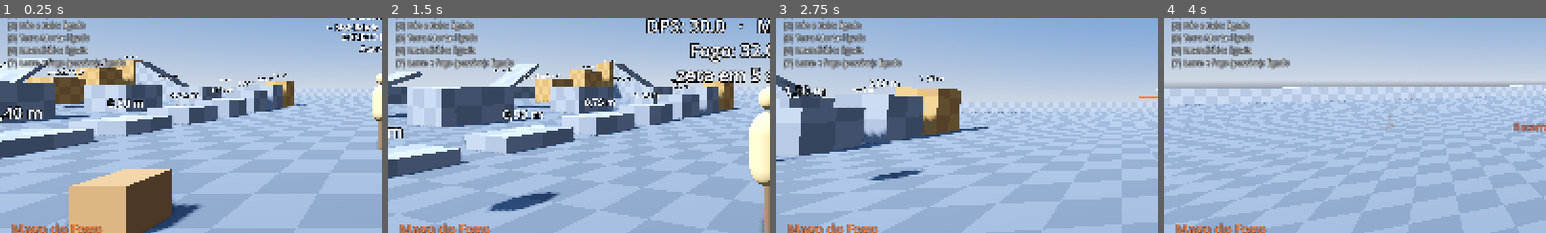
Above: before the commit, frames 1-4 (left to right).
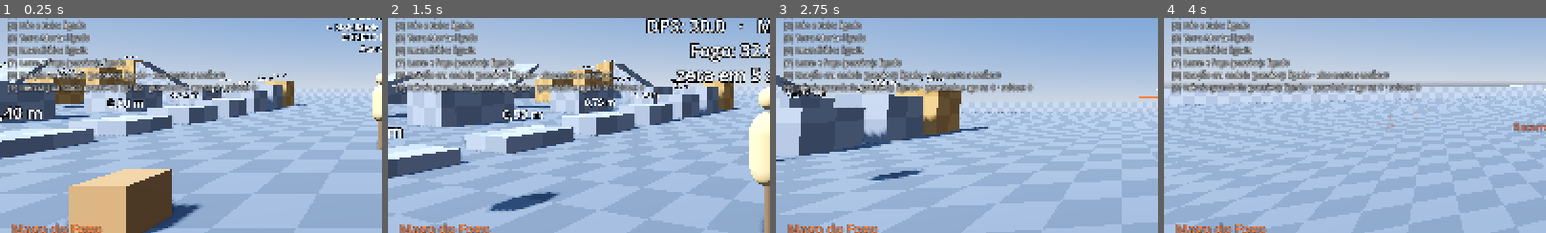
Above: after the commit, the same moments.

Repository: liamzeras/ygg
Game: Godot game, scene res://tests/lab_test.tscn
Two runs of this game, one before a commit and one after it. Both use one fixed random seed, a clock stepped at 60 frames per second and the inputs below. This scene is started directly instead of the project's main scene.
Inputs (mouse positions are % of the whole screen's width and height, from its top left):
- Up to frame 1 (0.25 s): no input
- Up to frame 2 (1.5 s): tap Enter at 0.5 s; move the mouse to (55, 50) at 0.52 s; hold E (grab) 0.53-1.28 s; hold W (move_forward) from 0.53 s (still down); click (55, 50) at 0.67 s; tap Space (jump) at 0.77 s; move the mouse to (45, 50) at 1.27 s; tap Q (mobility) at 1.35 s
- Up to frame 3 (2.75 s): keep holding W (move_forward); tap Space (jump) at 1.52 s; move the mouse to (52, 48) at 2.02 s; press the mouse at (52, 48) at 2.03 s
- Up to frame 4 (4 s): keep holding W (move_forward); move the mouse to (49, 52) at 2.77 s; release the mouse at (49, 52) at 2.78 s; right-click (49, 52) at 2.85 s; click (49, 52) at 2.92 s; tap Space (jump) at 3.02, 3.77 s; move the mouse to (57, 51) at 3.52 s; hold F6 (spawn_bot) from 3.53 s (still down)
The pictures show only the part of the screen within x 0-50%, y 33-83%; the shares and areas given below are measured in that part.

The runs differ from the first frame. In frame 1, 3.4% of the frame differs, in the area x 2-68%, y 24-36%; in frame 2, 3.5%; in frame 3, 3.8%; in frame 4, 3.9%.

Commit message:
Sábio: módulos Reação em cadeia e Inércia guardada no laboratório
Protótipos das maestrias escolhidas pelo Liam, com 7 verificações novas no teste do laboratório
(41 no total, 0 falhas).
Ref.: design/sabio/inspiracao/maestrias.md, design/sabio/laboratorio.md

Co-Authored-By: Claude Opus 5.5 <noreply@anthropic.com>

Diff:
--- /dev/null
+++ b/assets/data/lab/8_reacao_em_cadeia.tres
@@ -0,0 +1,9 @@
+[gd_resource type="Resource" script_class="LabChainReactionModule" format=3]
+
+[ext_resource type="Script" path="res://src/gameplay/lab/modules/chain_reaction_module.gd" id="1"]
+
+[resource]
+script = ExtResource("1")
+display_name = "Reação em cadeia"
+link_delay = 0.1
+reach_factor = 1.0
--- /dev/null
+++ b/assets/data/lab/9_inercia_guardada.tres
@@ -0,0 +1,10 @@
+[gd_resource type="Resource" script_class="LabStoredInertiaModule" format=3]
+
+[ext_resource type="Script" path="res://src/gameplay/lab/modules/stored_inertia_module.gd" id="1"]
+
+[resource]
+script = ExtResource("1")
+display_name = "Inércia guardada"
+mana_per_second = 4.0
+blink_time = 1.0
+blink_rate = 10.0
--- /dev/null
+++ b/src/gameplay/lab/modules/chain_reaction_module.gd
@@ -0,0 +1,88 @@
+class_name LabChainReactionModule
+extends LabModule
+## Passivo: maestria "Reação em cadeia" (design/sabio/inspiracao/maestrias.md). Quando uma
+## Bola de Fogo explode, as outras Bolas de Fogo ainda no ar e a pólvora dentro do raio
+## estouram em seguida, cada elo depois de `link_delay`. Pólvora que entrou na cadeia
+## continua a cadeia. A cadeia não escolhe lado: quem estiver no raio também é atingido.
+
+const WARNING_COLOR := Color(1, 0.95, 0.7)
+
+## Segundos entre um elo e o próximo (o anel de aviso aparece nesse intervalo).
+@export var link_delay := 0.1
+## Multiplica o raio de cada explosão na busca pelo próximo elo.
+@export var reach_factor := 1.0
+
+## Bolas de Fogo já observadas, com o último ponto conhecido.
+var _projectiles := {}
+## Pólvora que entrou na cadeia e propaga quando explodir.
+var _chained_props := {}
+var _links := 0
+
+
+func status_text() -> String:
+	return "elos nesta sessão: %d" % _links
+
+
+func tick(_delta: float) -> void:
+	for node in controller.get_tree().current_scene.find_children("*", "FireballProjectile", true, false):
+		var projectile := node as FireballProjectile
+		if not _projectiles.has(projectile):
+			_projectiles[projectile] = projectile.global_position
+			projectile.tree_exiting.connect(_on_projectile_exiting.bind(projectile))
+		else:
+			_projectiles[projectile] = projectile.global_position
+
+
+func on_disabled() -> void:
+	super.on_disabled()
+	_projectiles.clear()
+	_chained_props.clear()
+
+
+func _on_projectile_exiting(projectile: FireballProjectile) -> void:
+	var origin: Vector3 = _projectiles.get(projectile, projectile.global_position)
+	_projectiles.erase(projectile)
+	if enabled:
+		_propagate(origin, projectile.blast_radius, projectile)
+
+
+func _on_prop_exploded(prop: PhysicsProp) -> void:
+	if not _chained_props.has(prop):
+		return
+	_chained_props.erase(prop)
+	if enabled:
+		_propagate(prop.global_position, prop.material_data.explosion_radius, prop)
+
+
+func _propagate(origin: Vector3, radius: float, source: Node) -> void:
+	var reach := radius * reach_factor
+	for node: FireballProjectile in _projectiles.keys():
+		if node == source or not is_instance_valid(node) or node.is_queued_for_deletion():
+			continue
+		if node.global_position.distance_to(origin) <= reach:
+			_schedule(node)
+	for node in controller.get_tree().get_nodes_in_group(&"physics_props"):
+		var prop := node as PhysicsProp
+		if prop == null or prop == source or not prop.material_data.explosive or _chained_props.has(prop):
+			continue
+		if DamageRules.distance_to(prop, origin) <= reach:
+			_chained_props[prop] = true
+			if not prop.exploded.is_connected(_on_prop_exploded):
+				prop.exploded.connect(_on_prop_exploded.bind(prop))
+			_schedule(prop)
+
+
+## Mostra o anel de aviso e estoura o elo depois de `link_delay`.
+func _schedule(target: Node3D) -> void:
+	_links += 1
+	Fx.burst(controller.get_tree().current_scene, target.global_position, WARNING_COLOR, 0.3)
+	controller.get_tree().create_timer(link_delay, false, true).timeout.connect(_detonate.bind(target))
+
+
+func _detonate(target: Node3D) -> void:
+	if not enabled or not is_instance_valid(target) or target.is_queued_for_deletion():
+		return
+	if target is FireballProjectile:
+		target.call("_detonate")
+	elif target is PhysicsProp:
+		(target as PhysicsProp).explode()
--- /dev/null
+++ b/src/gameplay/lab/modules/stored_inertia_module.gd
@@ -0,0 +1,124 @@
+class_name LabStoredInertiaModule
+extends LabModule
+## Passivo: maestria "Inércia guardada" (design/sabio/inspiracao/maestrias.md), só a parte do
+## Campo Lento. O Campo continua freando, mas guarda a velocidade com que cada corpo entrou e a
+## devolve inteira quando o corpo sai ou o Campo acaba. Devolve, não soma. Guarda também o que
+## é do inimigo. Enquanto guarda algo, drena Mana do jogador; sem Mana, solta tudo na hora.
+
+const GLOW_COLOR := Color(0.55, 0.95, 1.0)
+
+## Mana por segundo enquanto houver pelo menos um corpo guardado.
+@export var mana_per_second := 4.0
+## Segundos finais em que o Campo pisca, avisando que vai soltar.
+@export var blink_time := 1.0
+## Piscadas por segundo no aviso.
+@export var blink_rate := 10.0
+
+## Campo → {corpo: velocidade guardada}.
+var _stored := {}
+## Corpo → luz que marca a inércia guardada.
+var _glows := {}
+var _released := 0
+
+
+func status_text() -> String:
+	var count := 0
+	for bodies: Dictionary in _stored.values():
+		count += bodies.size()
+	return "guardados agora: %d · soltos: %d" % [count, _released]
+
+
+func tick(delta: float) -> void:
+	for node in controller.get_tree().current_scene.find_children("*", "SlowField", true, false):
+		var field := node as SlowField
+		if not _stored.has(field):
+			_watch(field)
+	var storing := false
+	for field: SlowField in _stored.keys():
+		if not is_instance_valid(field):
+			continue
+		_blink(field)
+		if not (_stored[field] as Dictionary).is_empty():
+			storing = true
+	if storing:
+		_drain(delta)
+
+
+func on_disabled() -> void:
+	for field: SlowField in _stored.keys():
+		_release_all(field)
+	_stored.clear()
+	super.on_disabled()
+
+
+func _watch(field: SlowField) -> void:
+	_stored[field] = {}
+	field.body_entered.connect(_on_body_entered.bind(field))
+	field.body_exited.connect(_on_body_exited.bind(field))
+	field.tree_exiting.connect(_on_field_exiting.bind(field))
+
+
+## Os sinais de área chegam antes do freio do Campo no mesmo quadro: a velocidade ainda é a de entrada.
+func _on_body_entered(body: Node3D, field: SlowField) -> void:
+	var rigid := body as RigidBody3D
+	if not enabled or rigid == null or rigid.freeze:
+		return
+	var bodies: Dictionary = _stored[field]
+	if bodies.has(rigid):
+		return
+	bodies[rigid] = rigid.linear_velocity
+	var glow := OmniLight3D.new()
+	glow.light_color = GLOW_COLOR
+	glow.light_energy = 1.2
+	glow.omni_range = 1.0
+	rigid.add_child(glow)
+	_glows[rigid] = glow
+
+
+func _on_body_exited(body: Node3D, field: SlowField) -> void:
+	if _stored.has(field):
+		_release(body as RigidBody3D, field)
+
+
+func _on_field_exiting(field: SlowField) -> void:
+	_release_all(field)
+	_stored.erase(field)
+
+
+func _release_all(field: SlowField) -> void:
+	if not _stored.has(field):
+		return
+	for body: RigidBody3D in (_stored[field] as Dictionary).keys():
+		_release(body, field)
+
+
+func _release(body: RigidBody3D, field: SlowField) -> void:
+	var bodies: Dictionary = _stored[field]
+	if body == null or not bodies.has(body):
+		return
+	var velocity: Vector3 = bodies[body]
+	bodies.erase(body)
+	var glow: Node = _glows.get(body)
+	_glows.erase(body)
+	if is_instance_valid(glow):
+		glow.queue_free()
+	if is_instance_valid(body) and not body.is_queued_for_deletion():
+		body.linear_velocity = velocity
+		_released += 1
+
+
+func _drain(delta: float) -> void:
+	var player: Player = controller.arena.get("player")
+	if player == null:
+		return
+	if player.get_pool(Player.Pool.MANA) <= 0.0:
+		for field: SlowField in _stored.keys():
+			_release_all(field)
+		player.action_failed.emit("Sem Mana: a inércia guardada foi solta")
+		return
+	player.spend(Player.Pool.MANA, mana_per_second * delta)
+
+
+func _blink(field: SlowField) -> void:
+	var left := field.get_time_left()
+	field.visible = left > blink_time or int(left * blink_rate) % 2 == 0
--- a/tests/lab_test.gd
+++ b/tests/lab_test.gd
@@ -33,6 +33,8 @@
 	await _test_dead_ground()
 	await _test_mud_fire()
 	await _test_arsonist()
+	await _test_chain_reaction()
+	await _test_stored_inertia()
 	await _test_toggle()
 
 	print("\n=== LAB TEST: %d verificações, %d falhas ===" % [_checks, _failures.size()])
@@ -244,6 +246,91 @@
 	await _clear_bench(module)
 
 
+func _test_chain_reaction() -> void:
+	var module := _lab.find_module("Reação em cadeia") as LabChainReactionModule
+	if module == null:
+		return
+	var sky := BENCH + Vector3(0, 8, 0)
+	var balls := _fireballs([sky, sky + Vector3(1.0, 0, 0), sky + Vector3(2.0, 0, 0)])
+	await _frames(3)
+	balls[0].call("_detonate")
+	await _seconds(0.5)
+	_check(balls.all(func(b: Variant) -> bool: return not is_instance_valid(b)), "cadeia: as 3 Bolas de Fogo no ar estouram em sequência")
+
+	var barrel := _prop(EXPLOSIVE, BENCH + Vector3(0, 0.46, 0))
+	var exploded := [false]
+	barrel.exploded.connect(func() -> void: exploded[0] = true)
+	var low := _fireballs([BENCH + Vector3(0.9, 1.0, 0)])
+	await _frames(3)
+	low[0].call("_detonate")
+	await _seconds(0.4)
+	_check(exploded[0], "cadeia: a pólvora no raio estoura na hora, sem esperar o pavio de 1,5 s")
+
+	_lab.set_module_enabled(module, false)
+	var off := _fireballs([sky, sky + Vector3(1.0, 0, 0)])
+	await _frames(3)
+	off[0].call("_detonate")
+	await _seconds(0.3)
+	_check(is_instance_valid(off[1]), "cadeia desligada: a outra Bola de Fogo não estoura junto")
+	_lab.set_module_enabled(module, true)
+	for ball in off:
+		if is_instance_valid(ball):
+			ball.queue_free()
+	await _clear_bench(module)
+
+
+func _test_stored_inertia() -> void:
+	var module := _lab.find_module("Inércia guardada") as LabStoredInertiaModule
+	if module == null:
+		return
+	var player: Player = _arena.get("player")
+	var results := []
+	for on: bool in [true, false]:
+		_lab.set_module_enabled(module, on)
+		var field := SlowField.new()
+		field.radius = 3.0
+		field.duration = 1.5
+		field.max_speed = 1.5
+		_arena.add_child(field)
+		field.global_position = BENCH + Vector3(0, 5, 0)
+		await _frames(3)
+		var mana_before := player.get_pool(Player.Pool.MANA)
+		var box := _prop(WOOD, BENCH + Vector3(-5, 5, 0))
+		await _frames(1)
+		box.linear_velocity = Vector3(8, 0, 0)
+		await _seconds(0.6)
+		var inside := box.linear_velocity.length()
+		await _seconds(1.2)
+		var after := Vector2(box.linear_velocity.x, box.linear_velocity.z).length()
+		results.append([inside, after, player.get_pool(Player.Pool.MANA) < mana_before])
+		box.queue_free()
+		await _frames(3)
+	_lab.set_module_enabled(module, true)
+	_check(results[0][0] <= 1.6, "inércia: o Campo continua freando (%.1f m/s dentro)" % results[0][0])
+	_check(results[0][1] >= 7.0, "inércia: ao acabar o Campo, devolve a velocidade de entrada (%.1f de 8 m/s)" % results[0][1])
+	_check(results[0][2], "inércia: guardar gasta Mana")
+	_check(results[1][1] < 3.0, "inércia desligada: sai do Campo devagar (%.1f m/s)" % results[1][1])
+
+
+## Bolas de Fogo paradas no ar, com os valores de carga cheia da classe Fogo.
+func _fireballs(points: Array) -> Array[FireballProjectile]:
+	var player: Player = _arena.get("player")
+	var ability := player.get_ability(Player.SLOT_PRIMARY) as FireballAbility
+	var balls: Array[FireballProjectile] = []
+	for point: Vector3 in points:
+		var ball := FireballProjectile.new()
+		ball.ability = ability
+		ball.mass = ability.max_mass
+		ball.heat = ability.base_heat
+		ball.blast_radius = ability.blast_radius
+		_arena.add_child(ball)
+		ball.global_position = point
+		ball.launch(Vector3.ZERO, Vector3.ZERO)
+		ball.gravity_scale = 0.0
+		balls.append(ball)
+	return balls
+
+
 func _test_toggle() -> void:
 	var module := _lab.find_module("Água e Molhado") as LabWaterModule
 	if module == null:
Not shown, added: src/gameplay/lab/modules/chain_reaction_module.gd.uid
Not shown, added: src/gameplay/lab/modules/stored_inertia_module.gd.uid
Not shown, changed: design/sabio/inspiracao/maestrias.md
Not shown, changed: design/sabio/laboratorio.md
